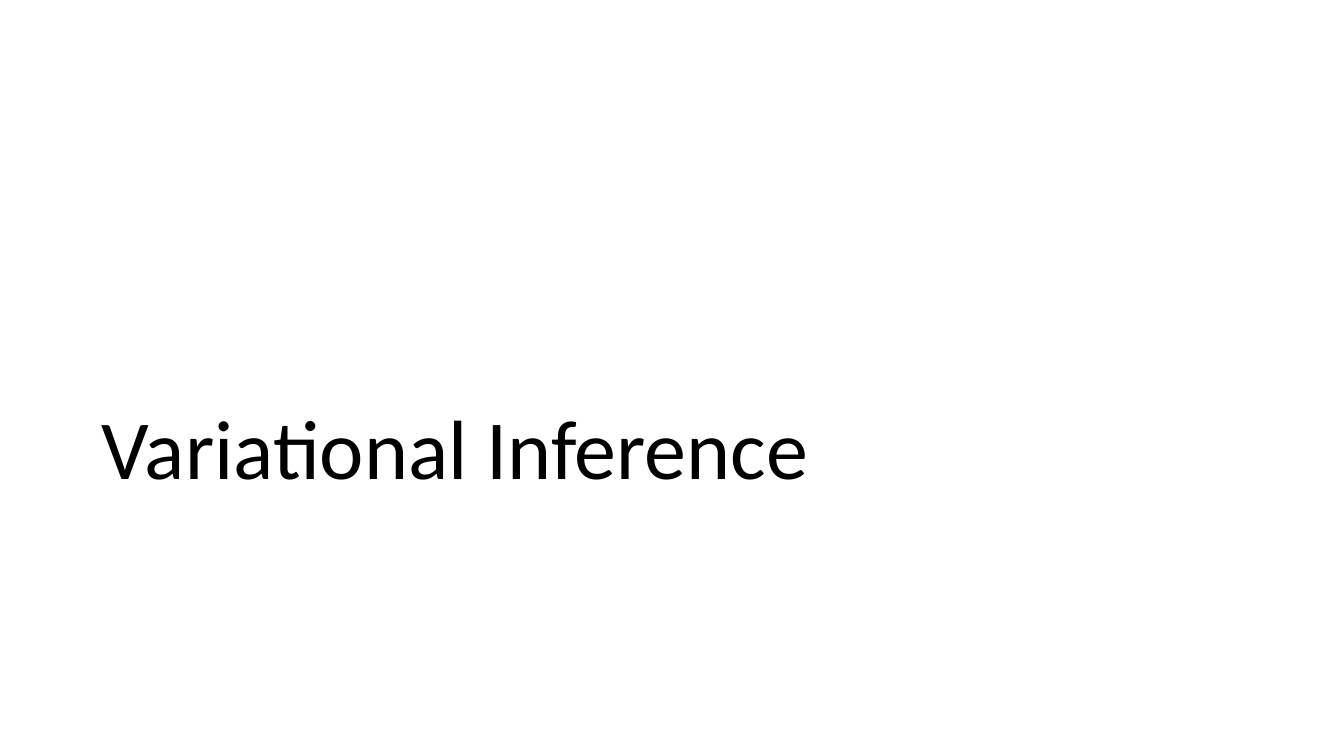
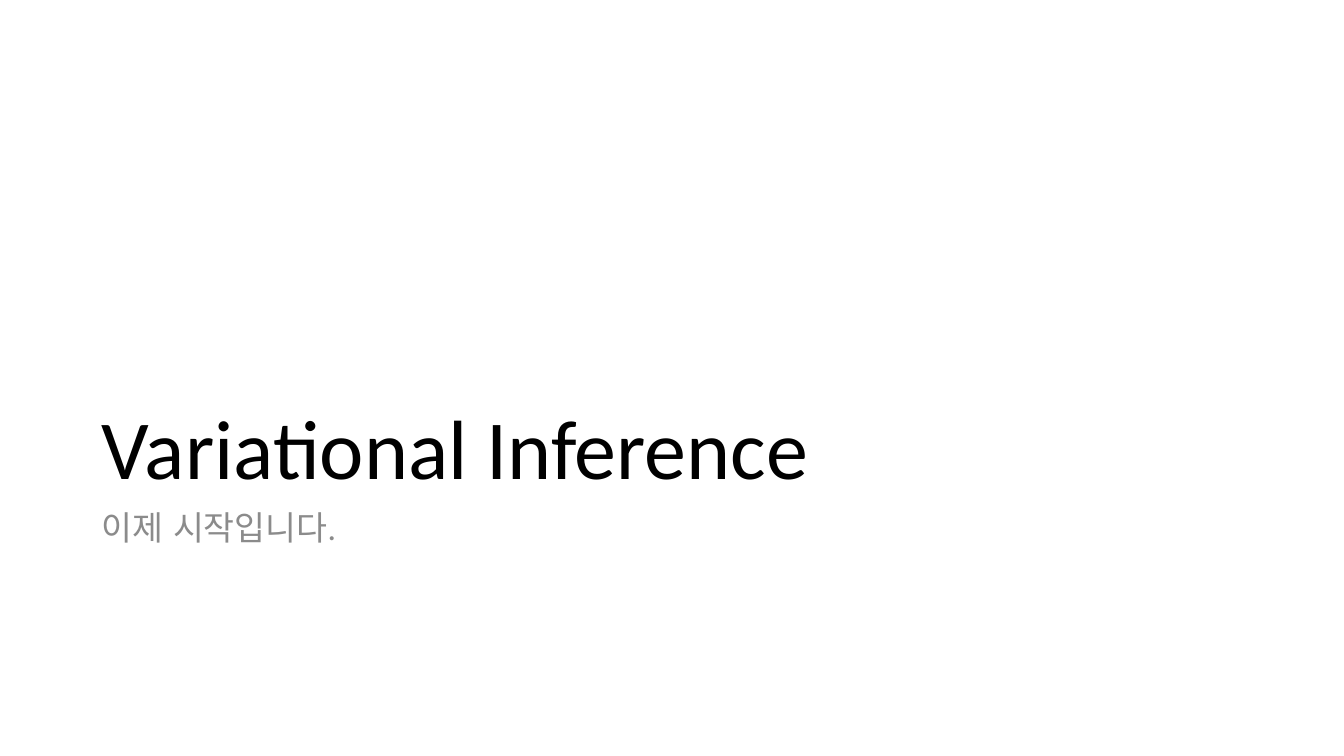
Before and after one commit to norman3/vi, a slide deck: slide 48 of vi.pptx. Drawn at 1344x756 pixels with LibreOffice and Linux fonts; fonts in the diff are those of the drawing. Boxes give left, top, right and bottom in pixels: in the first picture for what was removed or moved away, otherwise in the second. Text is boxed around its words. In the diff, an @@ line names an element or a change of style, - is before the commit and + after.

```diff
--- a/vi.pptx
+++ b/vi.pptx
@@ text added at (x1=102, y1=512, x2=336, y2=543), 24 pt, text #8C8C8C @@
+이제 시작입니다.
```
Also in this commit, not shown: 5 slides added.
